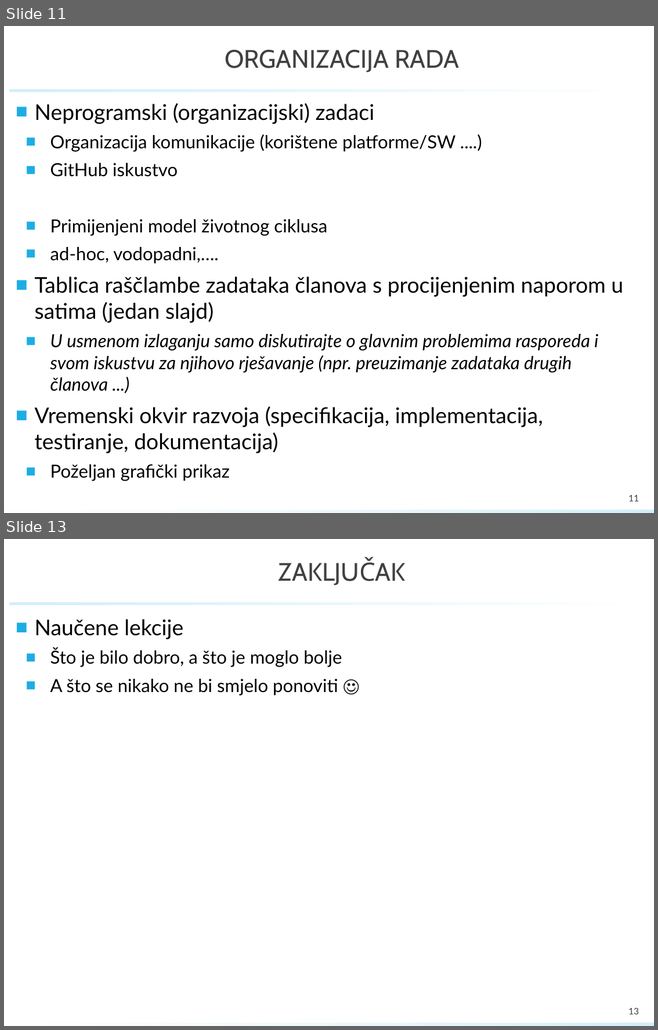
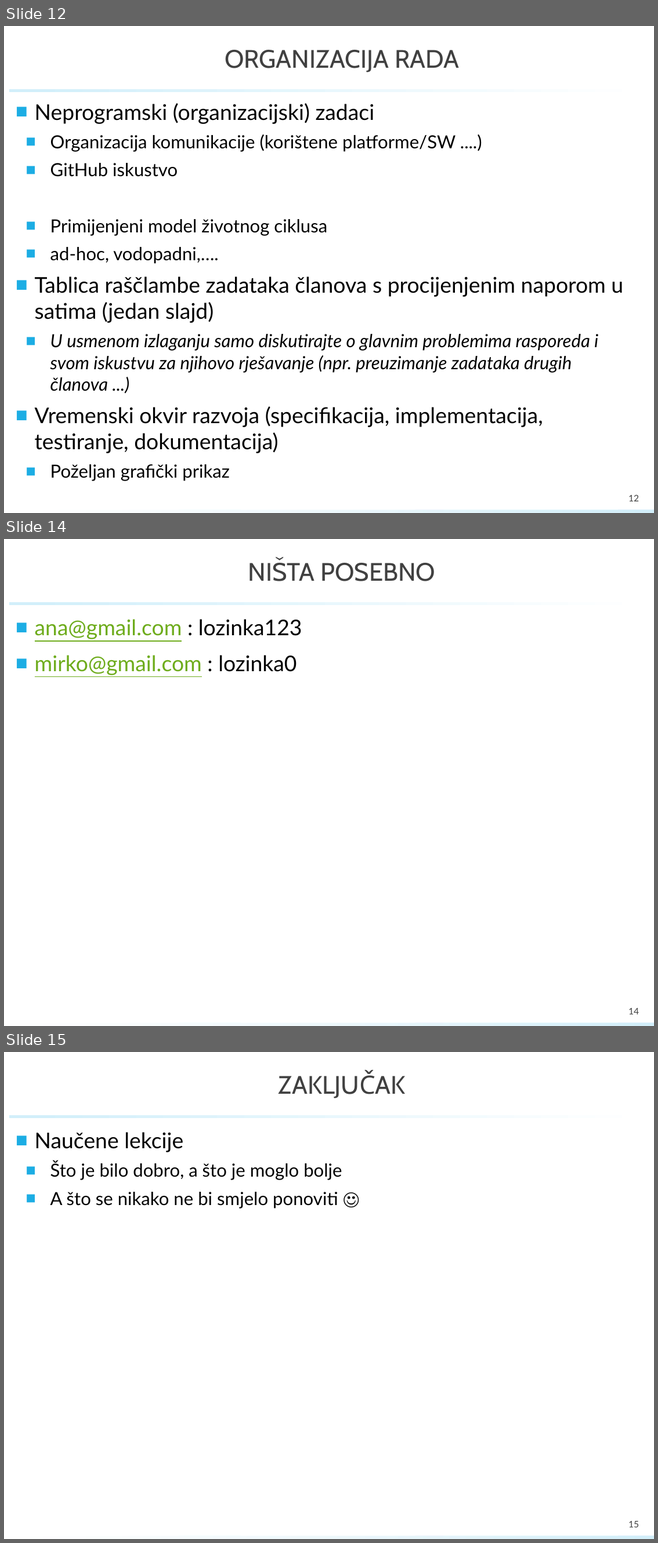
Before and after one commit to GolubIvan/Programsko-inzenjerstvo, a slide deck: PROINZ_TGxx.x_naziv_app.pptx. Shown one above the other, each under a label of ours: slides 11 and 13 before the commit, slides 12, 14 and 15 after it; the slides between them are not shown. The pictures are 658x1030 and 658x1543 pixels, drawn with LibreOffice and Linux fonts; fonts in the diff are those of the drawing; background and template pictures are left out. Boxes give left, top, right and bottom in pixels: in the first picture for what was removed or moved away, otherwise in the second. Text is boxed around its words. In the diff, an @@ line names an element or a change of style, - is before the commit and + after.

```diff
--- a/PROINZ_TGxx.x_naziv_app.pptx
+++ b/PROINZ_TGxx.x_naziv_app.pptx
@@ slide 14 added at [4, 539, 654, 1026], background #FFFFFF; not listed: 2 template elements that a slide beside it also shows @@
@@ title added at [248, 559, 435, 581], 28 pt, text #404040 @@
+NIŠTA POSEBNO
@@ text added at [35, 619, 302, 675], 24 pt, text #6EAC1C, underline @@
+■ ana@gmail.com : lozinka123
+■ mirko@gmail.com : lozinka0
@@ page number added at [628, 1008, 639, 1015], 10 pt, text #404040 @@
+14
@@ what was slide 11 is now slide 12 @@
@@ page number at [628, 495, 639, 502]: text changed @@
-11
+12
@@ what was slide 13 is now slide 15 @@
@@ page number at [628, 1521, 639, 1528]: text changed @@
-13
+15
```
Also in this commit, not shown: 6 slides changed, 5 other slides added, 4 slides removed.
